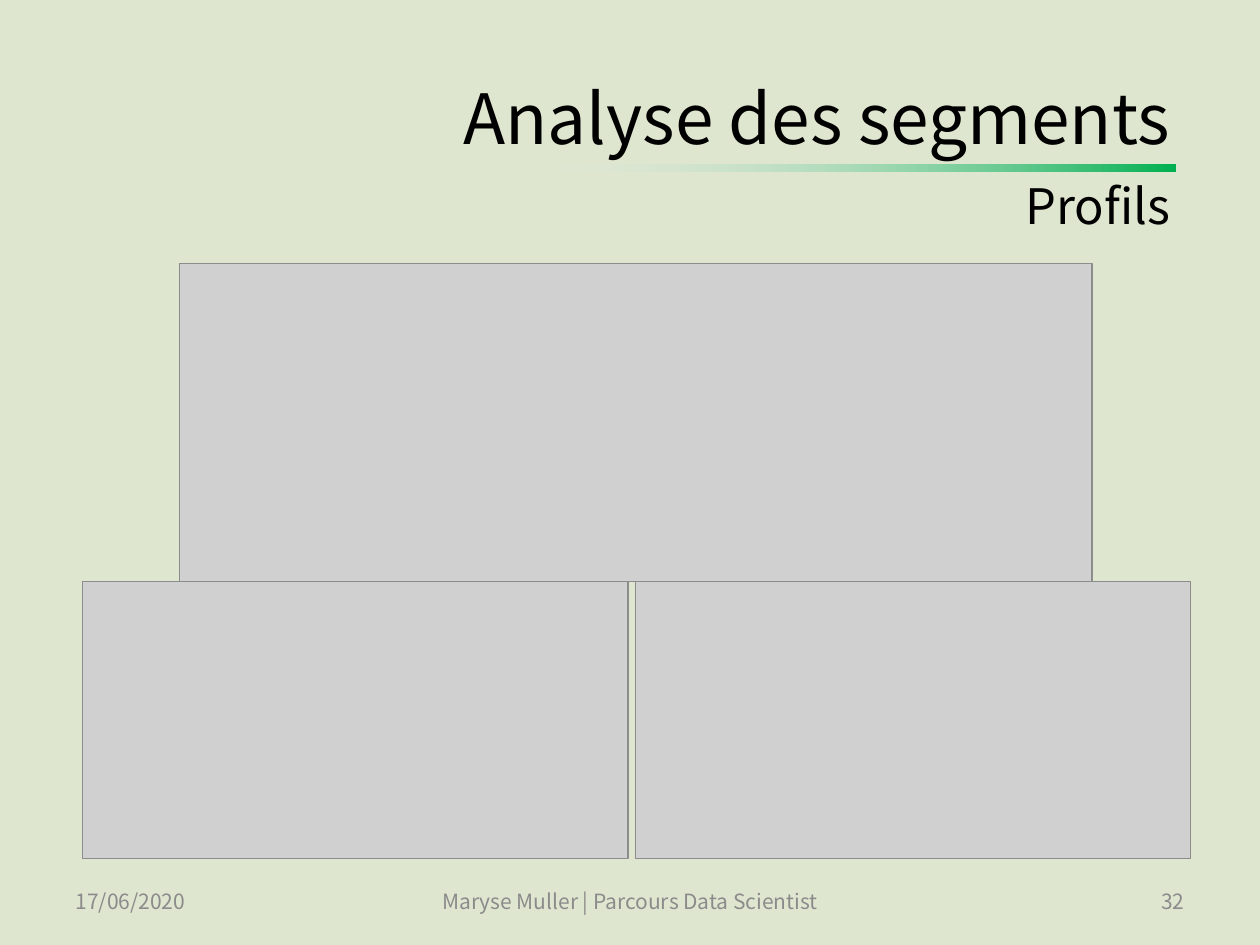
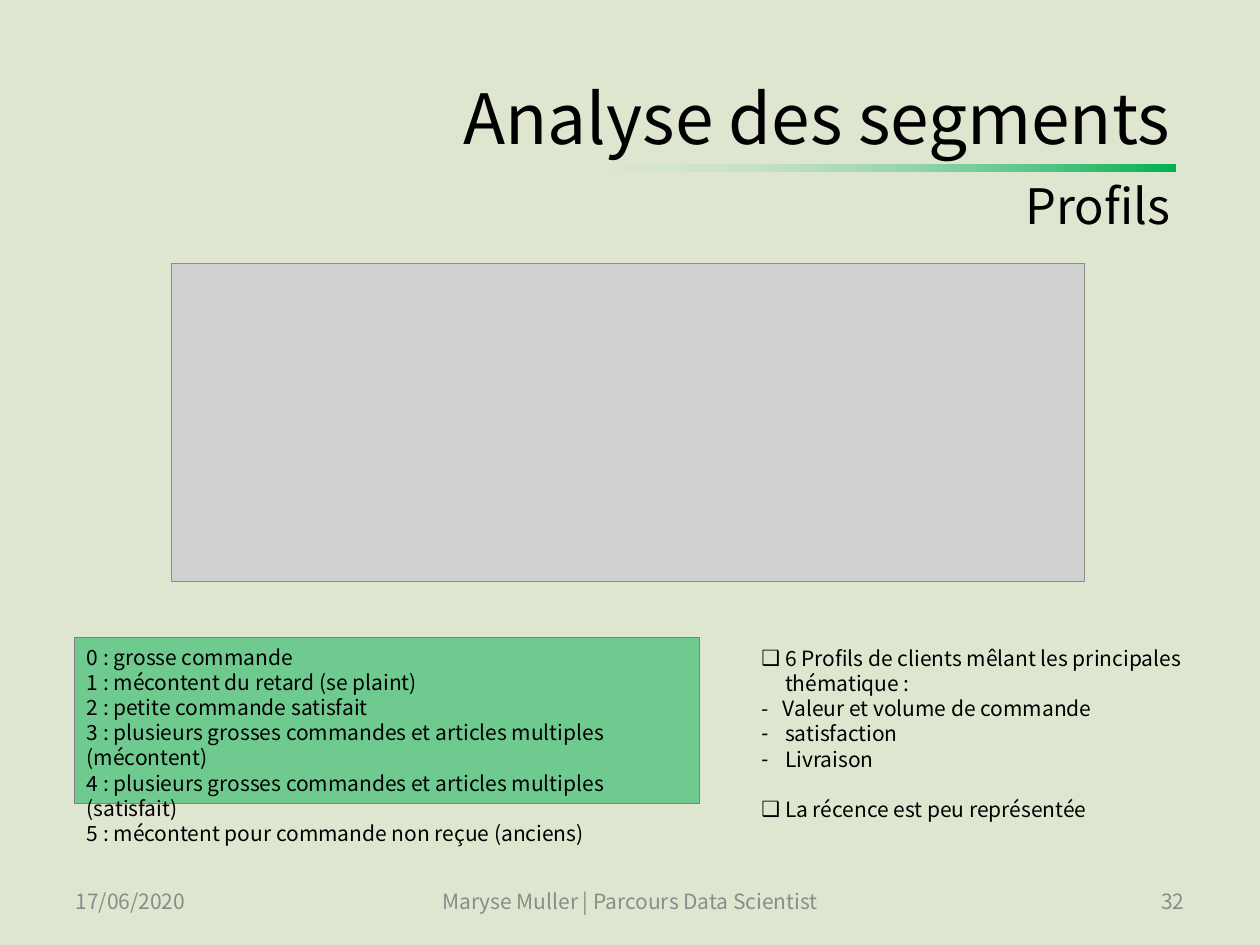
Before and after one commit to SmellyArmure/OC_DS_Project5, a slide deck: slide 32 of PRESENTATION/Projet5.pptx. Drawn at 1260x945 pixels with LibreOffice and Linux fonts; fonts in the diff are those of the drawing; grey boxes stand for pictures. Boxes give left, top, right and bottom in pixels: in the first picture for what was removed or moved away, otherwise in the second. Text is boxed around its words. In the diff, an @@ line names an element or a change of style, - is before the commit and + after.

Commit message:
PROJET TERMINE | P5_Cleaning_EDA_2 : ajouté des graphes de l'analyse temporelle pour la présentation | P5_Clustering : stabilité à l'initialisation des autres algorithmes de clustering, comparaison des résultats. | Présentation : Finalisation de la présentation - (soutenance passée avec succès).

```diff
--- a/PRESENTATION/Projet5.pptx
+++ b/PRESENTATION/Projet5.pptx
@@ picture: place and size @@
-picture at (179,263,1091,582)
+picture at (171,263,1084,582)
@@ picture removed at (82,582,627,859) @@
@@ picture removed at (635,582,1189,859) @@
@@ rectangle added at (74,638,699,803), fill #00B050 at 50% opacity, outline #808080 0.75 pt, 12 pt, text #000000 @@
+0 : grosse commande
+1 : mécontent du retard (se plaint)
+2 : petite commande satisfait
+3 : plusieurs grosses commandes et articles multiples (mécontent)
+4 : plusieurs grosses commandes et articles multiples (satisfait)
+5 : mécontent pour commande non reçue (anciens)
@@ text added at (783,648,1181,822), 12 pt, text #000000 @@
+❑ 6 Profils de clients mêlant les principales thématique :
+- Valeur et volume de commande
+– satisfaction
+– Livraison
+❑ La récence est peu représentée
```
Also in this commit, not shown: 12 other slides changed, 4 slides added, 3 other files.
